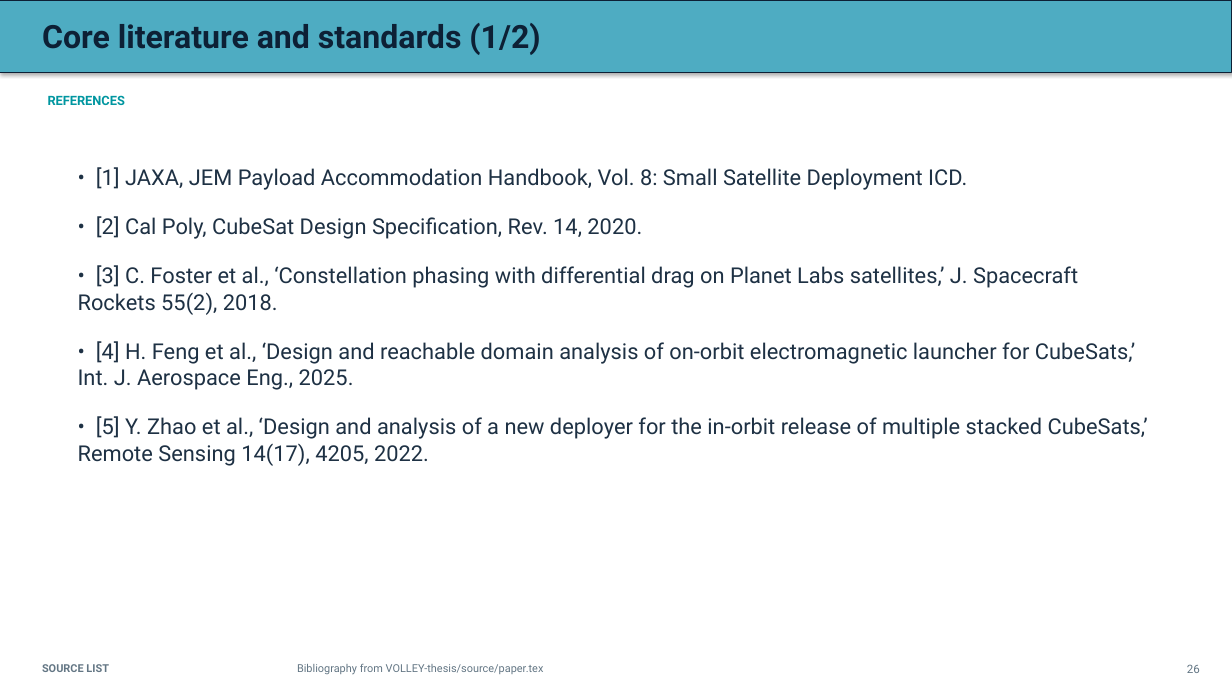
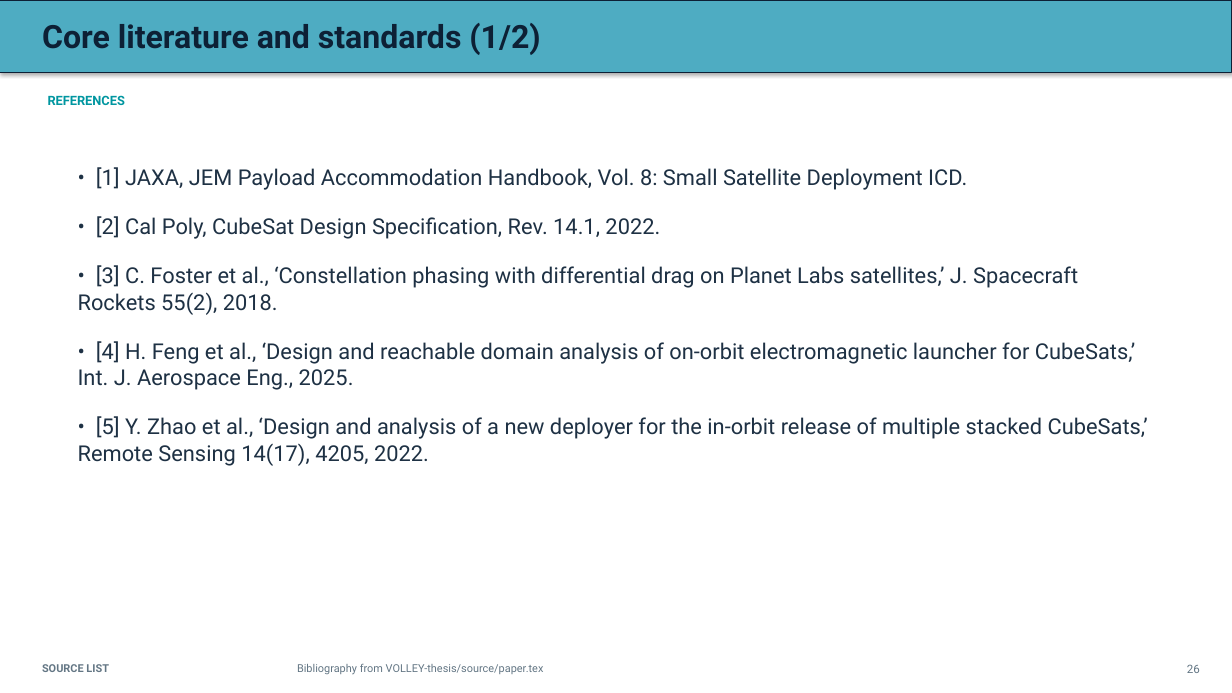
Before and after one commit to aaaaaaaaaaaavm/VOLLEY-thesis, a slide deck: slide 26 of university/final_review_2026_10_10/VOLLEY_Final_Review_2026-10-10.pptx. Drawn at 1232x693 pixels with LibreOffice and Linux fonts; fonts in the diff are those of the drawing. Boxes give left, top, right and bottom in pixels: in the first picture for what was removed or moved away, otherwise in the second. Text is boxed around its words. In the diff, an @@ line names an element or a change of style, - is before the commit and + after.

```diff
--- a/university/final_review_2026_10_10/VOLLEY_Final_Review_2026-10-10.pptx
+++ b/university/final_review_2026_10_10/VOLLEY_Final_Review_2026-10-10.pptx
@@ text at [96, 216, 660, 239]: text changed @@
-• [2] Cal Poly, CubeSat Design Specification, Rev. 14, 2020.
+• [2] Cal Poly, CubeSat Design Specification, Rev. 14.1, 2022.
```
Also in this commit, not shown: 3 other slides changed, 1 slide added, 17 other files.
